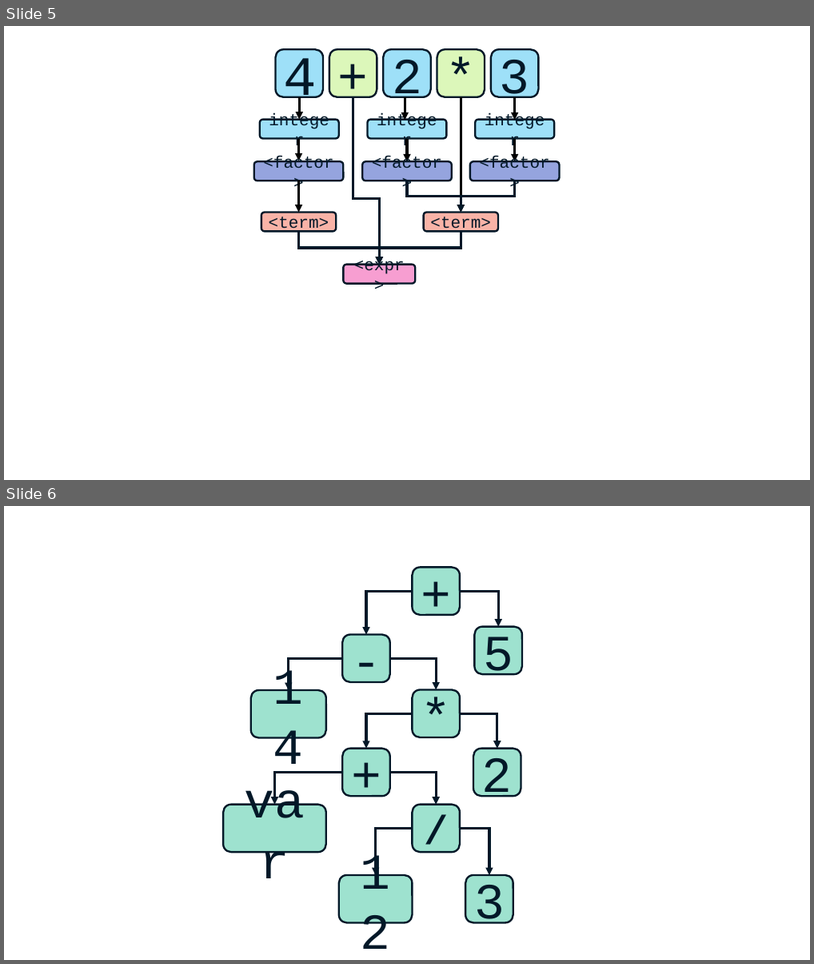
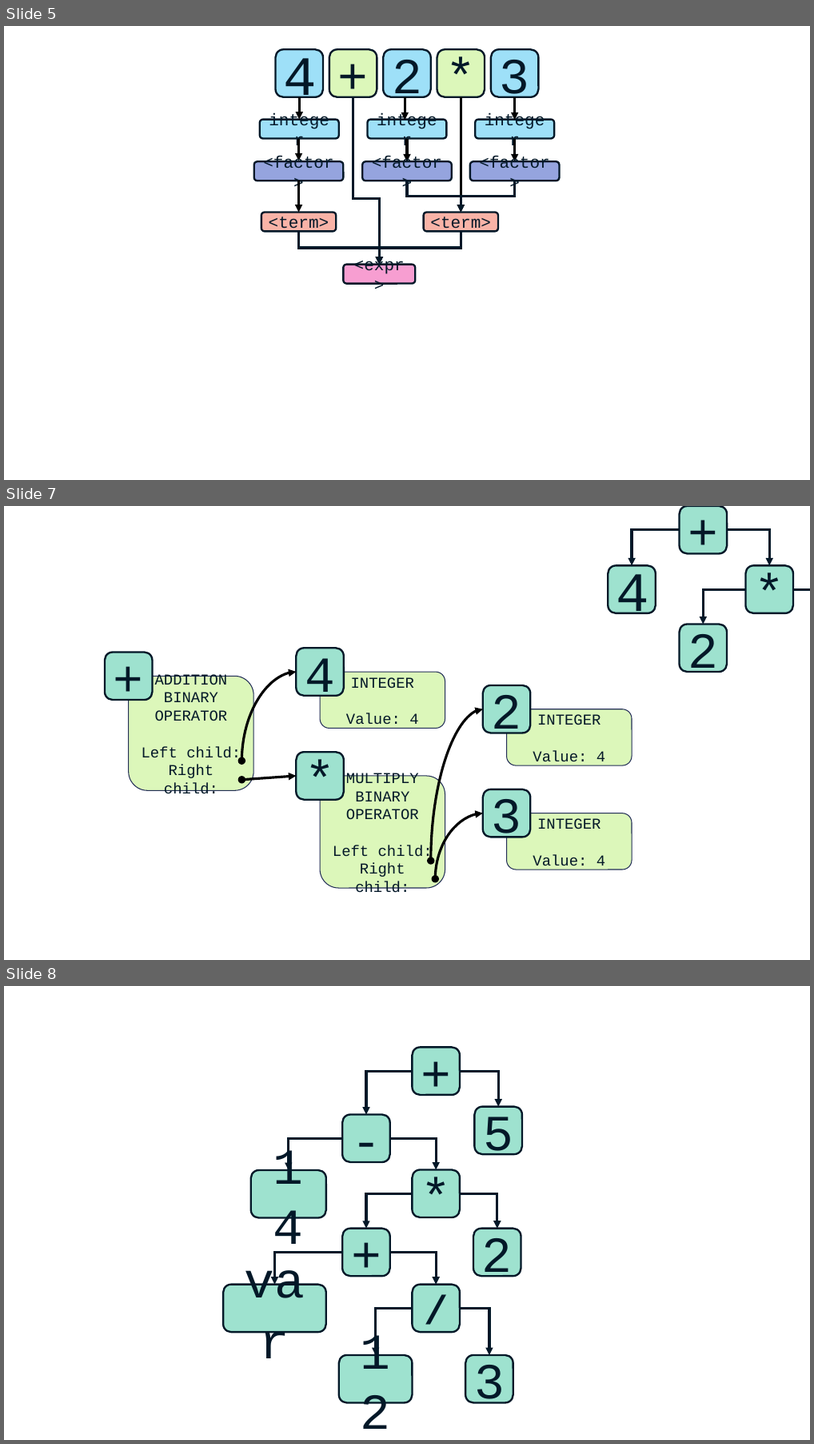
Before and after one commit to patrickWilliams07/ocr-erl-interpreter, a slide deck: diagrams.pptx. Shown one above the other, each under a label of ours: slides 5 and 6 before the commit, slides 5, 7 and 8 after it; the slides between them are not shown. The pictures are 814x964 and 814x1444 pixels, drawn with LibreOffice and Linux fonts; fonts in the diff are those of the drawing. Boxes give left, top, right and bottom in pixels: in the first picture for what was removed or moved away, otherwise in the second. Text is boxed around its words. In the diff, an @@ line names an element or a change of style, - is before the commit and + after.

```diff
--- a/diagrams.pptx
+++ b/diagrams.pptx
@@ slide 7 added at <box>4,506,810,960</box>, background #FFFFFF @@
@@ elbow arrow added from (680, 529) to (632, 565), #031828 3 pt @@
@@ rounded rectangle added at <box>680,506,727,554</box>, fill #9EE2CF, outline #031828 2.25 pt, 60 pt, text #031828 @@
++
@@ elbow arrow added from (727, 529) to (770, 565), #031828 3 pt @@
@@ rounded rectangle added at <box>608,565,656,613</box>, fill #9EE2CF, outline #031828 2.25 pt, 66 pt, text #031828 @@
+4
@@ rounded rectangle added at <box>746,565,794,613</box>, fill #9EE2CF, outline #031828 2.25 pt, 60 pt, text #031828 @@
+*
@@ elbow arrow added from (746, 589) to (703, 624), #031828 3 pt @@
@@ elbow arrow added from (794, 589) to (810, 624), #031828 3 pt @@
@@ rounded rectangle added at <box>680,624,727,672</box>, fill #9EE2CF, outline #031828 2.25 pt, 60 pt, text #031828 @@
+2
@@ rounded rectangle added at <box>296,648,344,696</box>, fill #9EE2CF, outline #031828 2.25 pt, 60 pt, text #031828 @@
+4
@@ rounded rectangle added at <box>105,652,153,700</box>, fill #9EE2CF, outline #031828 2.25 pt, 60 pt, text #031828 @@
++
@@ curved double arrow added from (242, 760) to (296, 672), #000000 3 pt @@
@@ rounded rectangle added at <box>320,672,446,728</box>, fill #DCF7BA, outline #222D58 1 pt, 18 pt, text #031828 @@
+INTEGER
+Value: 4
@@ rounded rectangle added at <box>129,676,254,790</box>, fill #DCF7BA, outline #222D58 1 pt, 18 pt, text #031828 @@
+ADDITION
+BINARY OPERATOR
+Left child:
+Right child:
@@ rounded rectangle added at <box>483,685,531,733</box>, fill #9EE2CF, outline #031828 2.25 pt, 60 pt, text #031828 @@
+2
@@ curved double arrow added from (431, 860) to (483, 709), #000000 3 pt @@
@@ rounded rectangle added at <box>506,709,632,765</box>, fill #DCF7BA, outline #222D58 1 pt, 18 pt, text #031828 @@
+INTEGER
+Value: 4
@@ rounded rectangle added at <box>296,752,344,800</box>, fill #9EE2CF, outline #031828 2.25 pt, 60 pt, text #031828 @@
+*
@@ double arrow added from (242, 780) to (296, 776), #000000 3 pt @@
@@ rounded rectangle added at <box>320,776,446,888</box>, fill #DCF7BA, outline #222D58 1 pt, 18 pt, text #031828 @@
+MULTIPLY
+BINARY OPERATOR
+Left child:
+Right child:
@@ rounded rectangle added at <box>483,789,531,837</box>, fill #9EE2CF, outline #031828 2.25 pt, 60 pt, text #031828 @@
+3
@@ curved double arrow added from (435, 879) to (483, 812), #000000 3 pt @@
@@ rounded rectangle added at <box>506,812,632,869</box>, fill #DCF7BA, outline #222D58 1 pt, 18 pt, text #031828 @@
+INTEGER
+Value: 4
@@ what was slide 6 is now slide 8 @@
```
Also in this commit, not shown: 1 other slide added, 2 other files.
